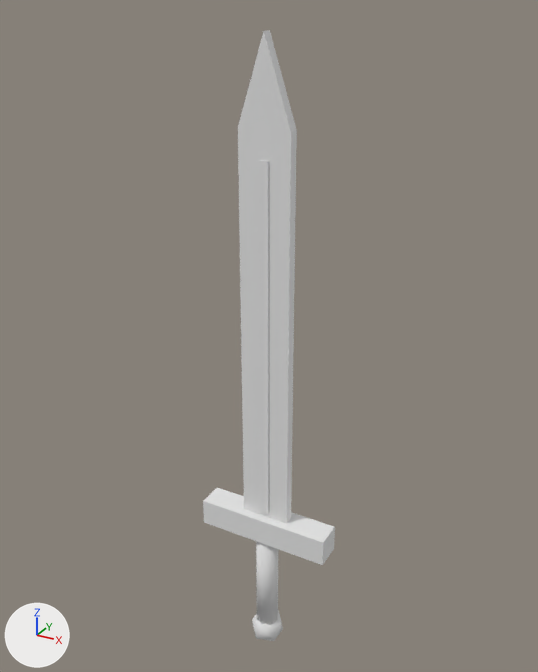
The glTF model assets/models/items/copper_broadsword.glb as it was, and as the next commit left it.
Camera for both pictures: a 50 mm camera at (0.551, -0.996, 0.928) aimed at (-0.015, 0.033, 0.414). The lights are fixed; the arrows at lower left show +X, +Y and +Z. The first picture is the older version. Vertices at exactly the same position are counted once.

Objects in the first picture: 'copper_broadsword_v0'.
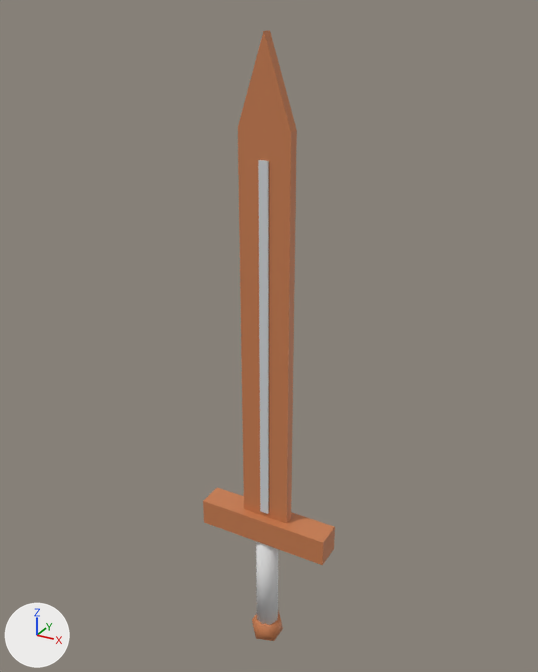
Edits to the scene script, one JSON object a line:
```json
{"block": "me_copper_broadsword_v0", "where": "me_copper_broadsword_v0.from_pydata(...)  # 54 vertices, 88 faces; spans x -0.126..0.126, y -0.03..0.03, z -0.235..0.9"}
{"block": "me_copper_broadsword_v0", "where": "# used by ob_copper_broadsword_v0; location = (0.0, 0.0, 0.0)"}
{"block": "me_copper_broadsword_v0", "change": "me_copper_broadsword_v0 part 1: 48 faces centred in x -0.126..0.126, y -0.026..0.026, z -0.222..0.855 are repainted in the vertex colours; the middle colour goes from white #ffffff to orange #e08c5a"}
{"block": "me_copper_broadsword_v0", "change": "me_copper_broadsword_v0 part 2: 12 faces centred in x -0.008..0.008, y -0.012..0.012, z 0.08..0.72 are repainted in the vertex colours; the middle colour goes from white #ffffff to white #e8ecf0"}
```

Boxes (x1, y1, x2, y2) around the edits, measured in the pictures (538 x 672 px):
```json
{"part": 1, "of": "me_copper_broadsword_v0", "change": "recoloured", "before": [203, 30, 335, 641], "after": [203, 30, 335, 641], "on screen": "white to orange"}
{"part": 2, "of": "me_copper_broadsword_v0", "change": "recoloured", "before": [258, 160, 269, 514], "after": [258, 160, 269, 514]}
```
